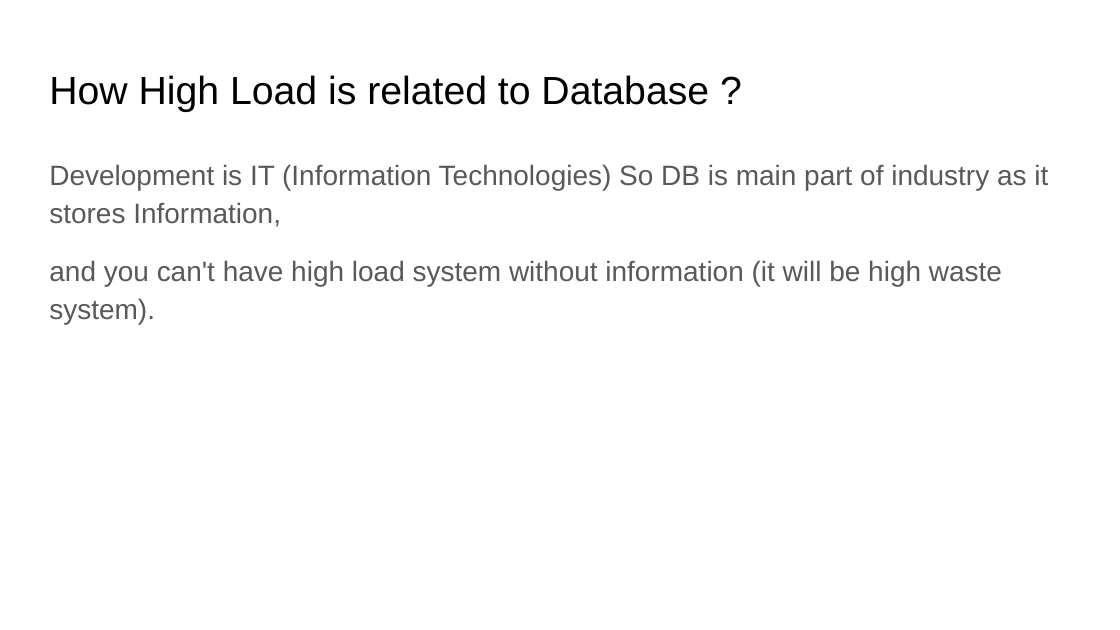
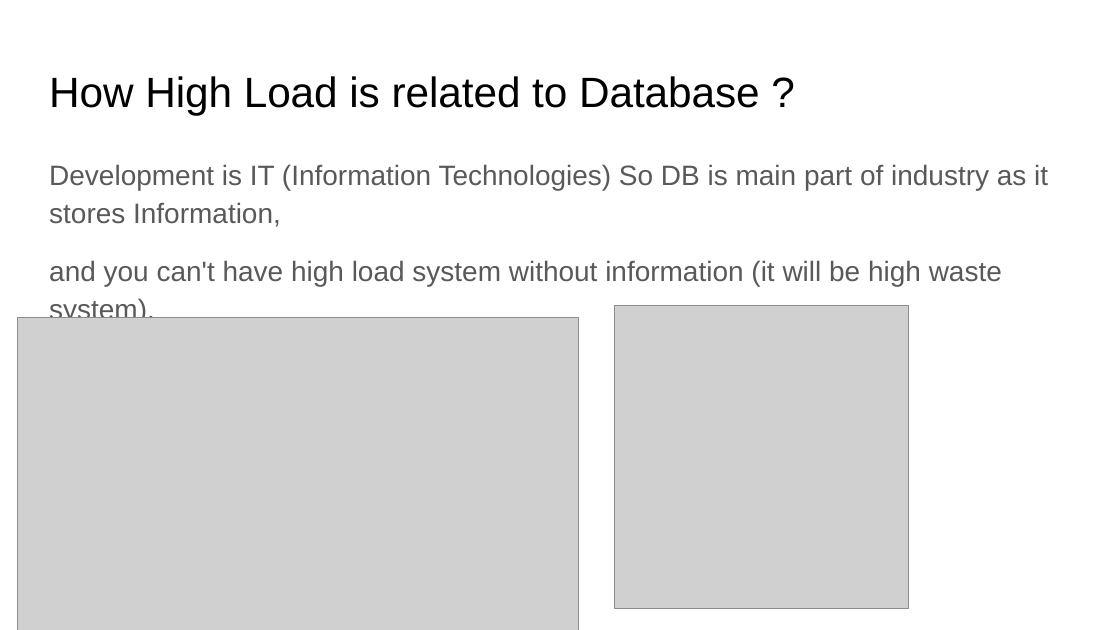
Before and after one commit to Neznajki/devclub-high-load-db, a slide deck: slide 4 of High Load System DB.pptx. Drawn at 1120x630 pixels with LibreOffice and Linux fonts; fonts in the diff are those of the drawing; grey boxes stand for pictures. Boxes give left, top, right and bottom in pixels: in the first picture for what was removed or moved away, otherwise in the second. Text is boxed around its words. In the diff, an @@ line names an element or a change of style, - is before the commit and + after.

```diff
--- a/High Load System DB.pptx
+++ b/High Load System DB.pptx
@@ text "How High Load is related ..." at bbox=[49, 76, 760, 116]: size 25.2 to 27.2 pt @@
@@ picture added at bbox=[18, 317, 579, 630] @@
@@ picture added at bbox=[615, 306, 908, 608] @@
```
Also in this commit, not shown: 14 other slides changed, 15 slides added, 5 slides removed, 1 other file.
